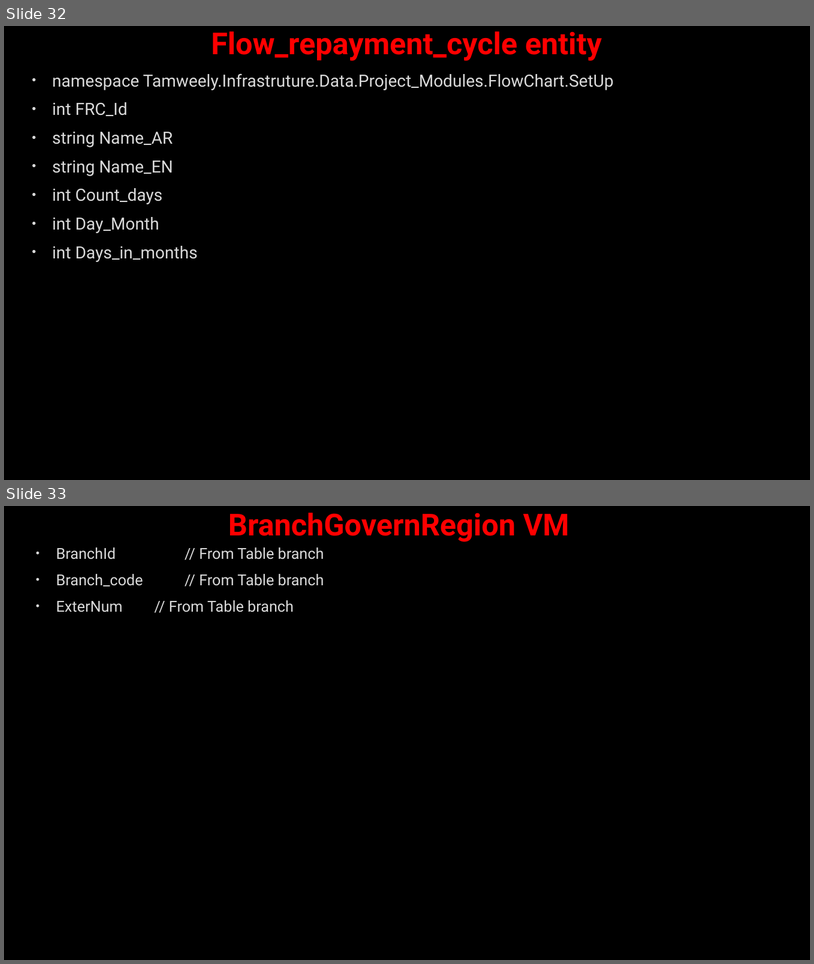
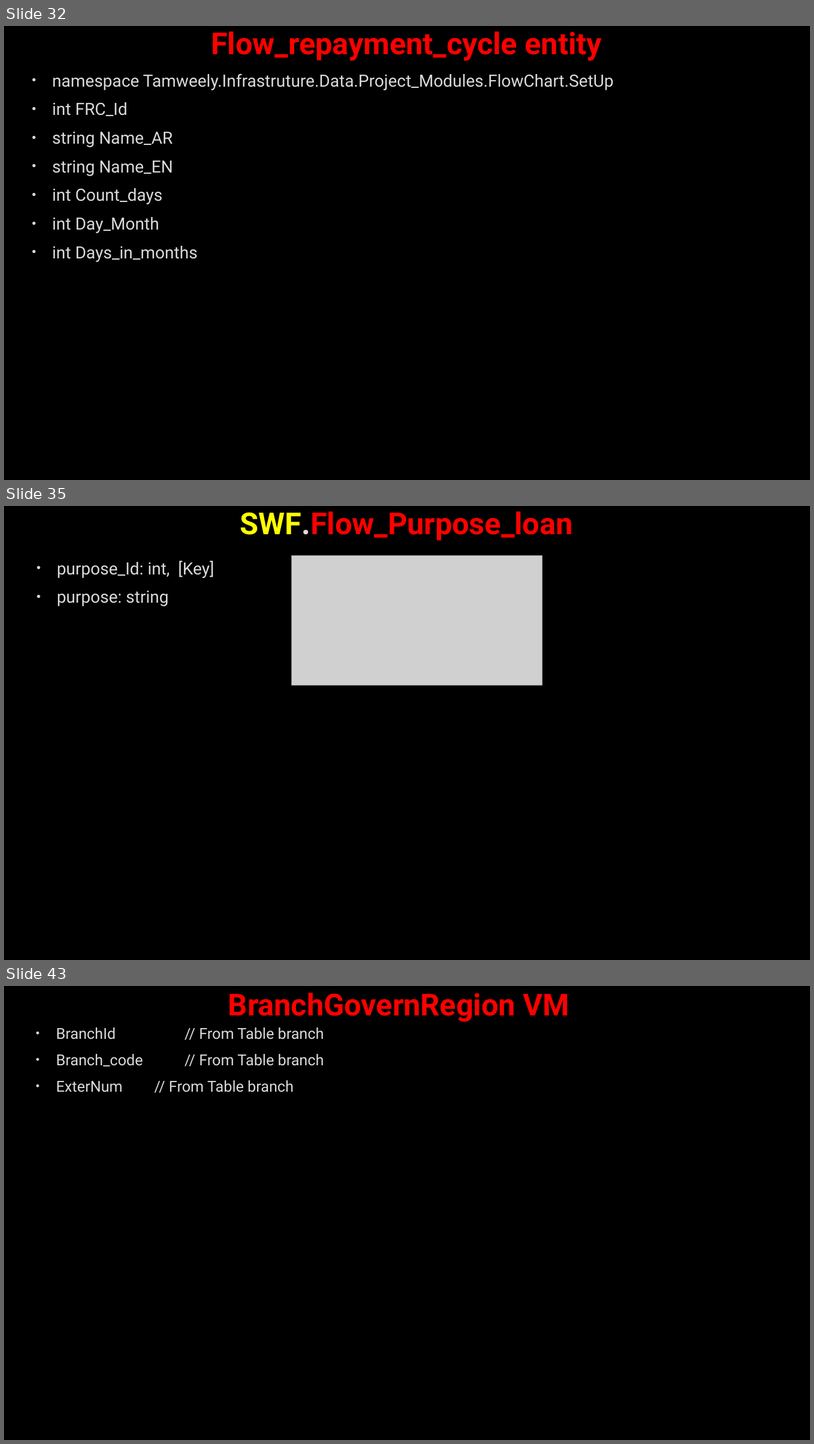
Before and after one commit to AhmedMohamedSamir1/Summary, a slide deck: Dot Net/Business.pptx. Shown one above the other, each under a label of ours: slides 32 and 33 before the commit, slides 32, 35 and 43 after it; the slides between them are not shown. The pictures are 814x964 and 814x1444 pixels, drawn with LibreOffice and Linux fonts; fonts in the diff are those of the drawing; grey boxes stand for pictures; background and template pictures are left out. Boxes give left, top, right and bottom in pixels: in the first picture for what was removed or moved away, otherwise in the second. Text is boxed around its words. In the diff, an @@ line names an element or a change of style, - is before the commit and + after.

```diff
--- a/Dot Net/Business.pptx
+++ b/Dot Net/Business.pptx
@@ slide 35 added at (4,506,810,960), background picture (left out) @@
@@ title added at (240,511,573,541), 36 pt, text #FF0000, bold @@
+SWF.Flow_Purpose_loan
@@ picture added at (292,556,543,685) @@
@@ text added at (57,561,214,606), 20 pt, text #DADADA @@
+• purpose_Id: int, [Key]
+• purpose: string
@@ what was slide 33 is now slide 43 @@
```
Also in this commit, not shown: 8 slides changed, 12 other slides added, 3 other files.
